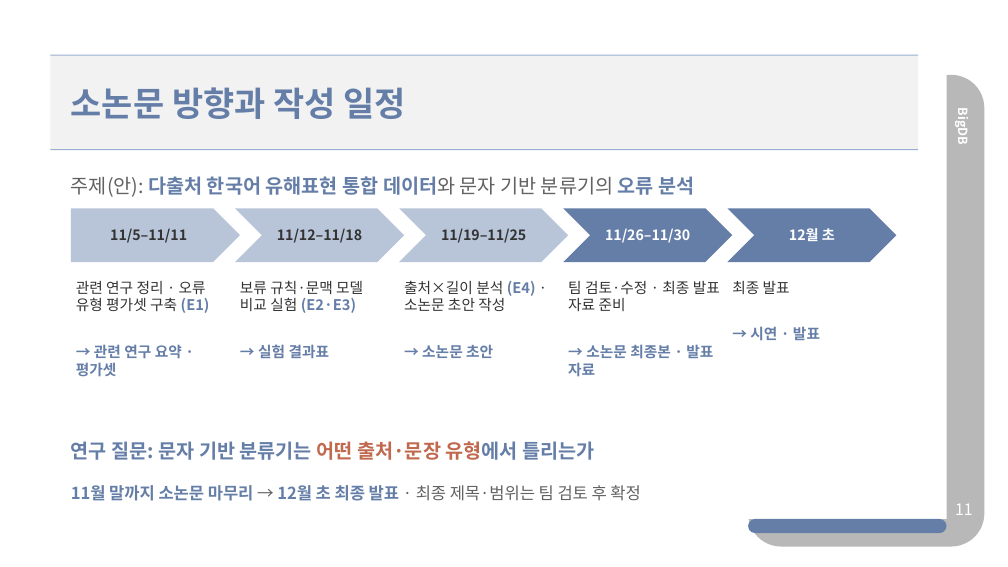
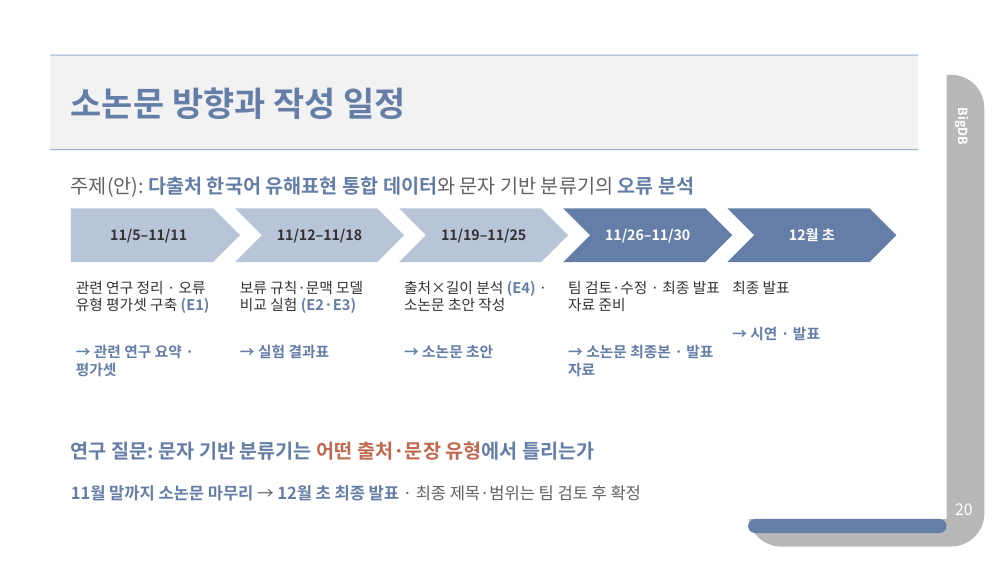
Before and after one commit to sangdelia/3-2-BigDB-Proj., a slide deck: slide 20 of ppts/BigDB 중간발표 - 혐오체인 (조규상,서재철,윤건호).pptx (slide 11 before the commit). Drawn at 1008x567 pixels with LibreOffice and Linux fonts; fonts in the diff are those of the drawing. Boxes give left, top, right and bottom in pixels: in the first picture for what was removed or moved away, otherwise in the second. Text is boxed around its words. In the diff, an @@ line names an element or a change of style, - is before the commit and + after.

```diff
--- a/ppts/BigDB 중간발표 - 혐오체인 (조규상,서재철,윤건호).pptx
+++ b/ppts/BigDB 중간발표 - 혐오체인 (조규상,서재철,윤건호).pptx
@@ text at (955, 503, 972, 515): text changed @@
-11
+20
```
Also in this commit, not shown: 10 other slides changed, 9 slides added, 23 other files.
